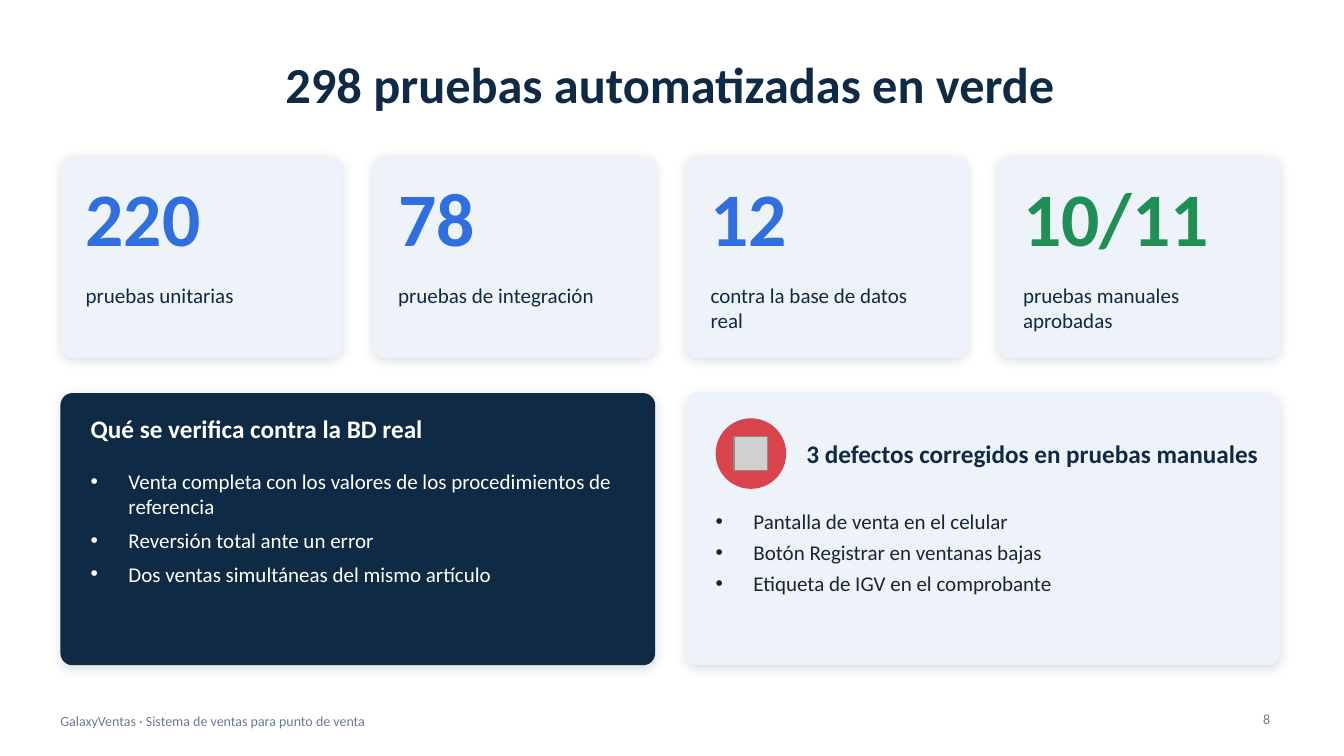
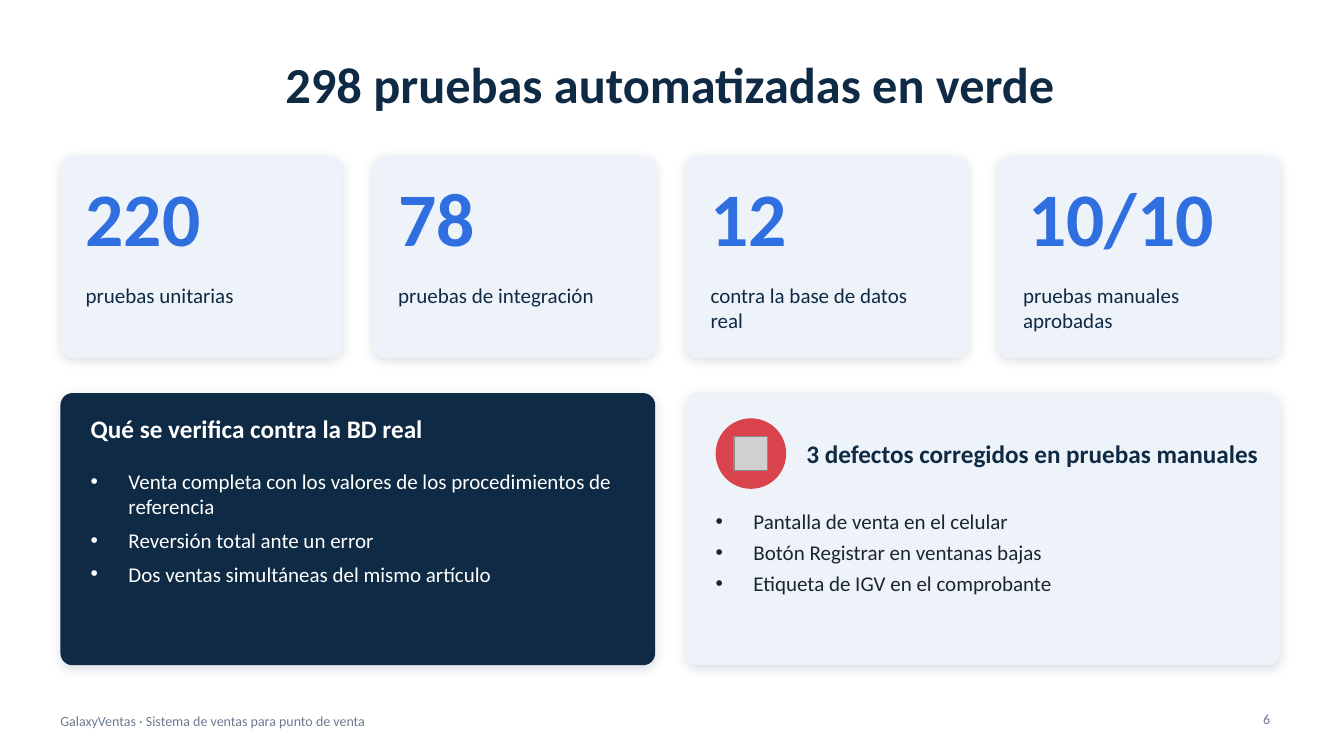
Before and after one commit to JuanElio/GalaxyVentas, a slide deck: slide 6 of Docs/GalaxyVentas-presentacion.pptx (slide 8 before the commit). Drawn at 1344x756 pixels with LibreOffice and Linux fonts; fonts in the diff are those of the drawing; grey boxes stand for pictures. Boxes give left, top, right and bottom in pixels: in the first picture for what was removed or moved away, otherwise in the second. Text is boxed around its words. In the diff, an @@ line names an element or a change of style, - is before the commit and + after.

```diff
--- a/Docs/GalaxyVentas-presentacion.pptx
+++ b/Docs/GalaxyVentas-presentacion.pptx
@@ text at (1028, 193, 1213, 250): text changed; text colour #1F8F55 to #2F6FE0 @@
-10/11
+10/10
@@ page number at (1263, 714, 1270, 724): text changed @@
-8
+6
```
Also in this commit, not shown: 1 other slide changed, 3 slides removed.
